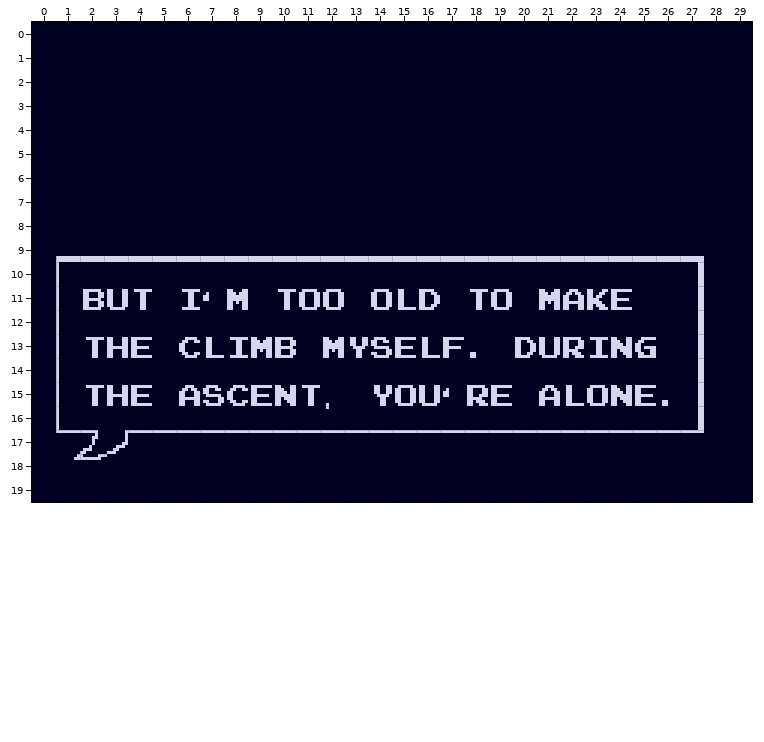
Two states of a Tiled map, diaSix.tmx. The picture above was drawn from the file before the commit.
Cells are 8x8 px. Shown: x 0..29, y 0..19.
Now the later version:
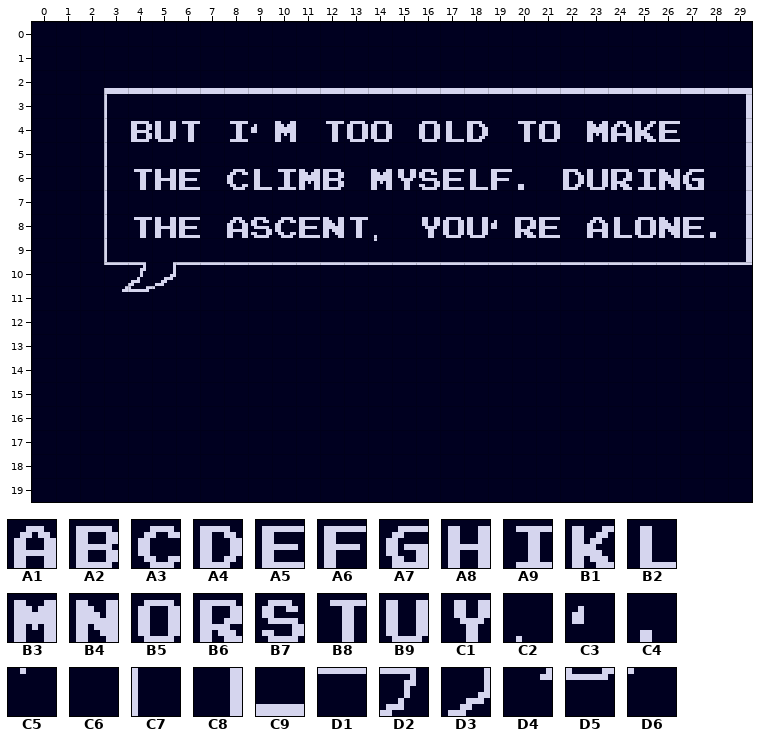
Key: from "dialogueFont": A1 96, A2 97, A3 98, A4 99, A5 100, A6 101, A7 102, A8 103, A9 104, B1 106, B2 107, B3 108, B4 128, B5 129, B6 132, B7 133, B8 134, B9 135, C1 139, C2 161, C3 163, C4 165, C5 193, C6 199, C7 227, C8 292, C9 296, D1 357, D2 358, D3 359, D4 389, D5 390, D6 391.
__ is an empty cell.
Tiles replaced or removed in this view: A1, A2, A3, A4, A5, A6, A7, A8, A9, B1, B2, B3, B4, B5, B6, B7, B8, B9, C1, C2, C3, C4, C5, C6, C7, C8, C9, D1, D2, D3, D4, D5, D6.
From old to new:
Changed rows in their new state; .. is an unchanged cell.
Layer "Tile Layer 1":
first column x 1:
 2 .. .. C9 C9 C9 C9 C9 C9 C9 C9 C9 C9 C9 C9 C9 C9 C9 C9 C9 C9 C9 C9 C9 C9 C9 C9 C9 C9 C9
 3 .. .. C7 .. .. .. .. .. .. .. .. .. .. .. .. .. .. .. .. .. .. .. .. .. .. .. .. .. C8
 4 .. .. C7 A2 B9 B8 .. A9 C3 B3 .. B8 B5 B5 .. B5 B2 A4 .. B8 B5 .. B3 A1 B1 A5 .. .. C8
 5 .. .. C7 .. .. .. .. .. .. .. .. .. .. .. .. .. .. .. .. .. .. .. .. .. .. .. .. .. C8
 6 .. .. C7 B8 A8 A5 .. A3 B2 A9 B3 A2 .. B3 C1 B7 A5 B2 A6 C4 .. A4 B9 B6 A9 B4 A7 .. C8
 7 .. .. C7 .. .. .. .. .. .. .. .. .. .. .. .. .. .. .. .. .. .. .. .. .. .. .. .. .. C8
 8 .. .. C7 B8 A8 A5 .. A1 B7 A3 A5 B4 B8 C2 .. C1 B5 B9 C3 B6 A5 .. A1 B2 B5 B4 A5 C4 C8
 9 C6 C6 C7 C6 C6 C6 C6 C6 C6 C6 C6 C6 C6 C5 C6 C6 C6 C6 C6 C6 C6 C6 C6 C6 C6 C6 C6 .. C8
10 C6 .. D1 D2 D3 D1 D1 D1 D1 D1 D1 D1 D1 D1 D1 D1 D1 D1 D1 D1 D1 D1 D1 D1 D1 D1 D1 D1 D1
11 C6 C6 D4 D5 D6 C6 C6 C6 .. C6 C6 C6 .. C6 C6 C6 .. C6 C6 .. C6 C6 C6 C6 .. .. C6 .. ..
12 C6 .. .. .. .. .. .. .. .. .. .. .. .. .. .. .. .. .. .. .. .. .. .. .. .. .. C6 .. ..
13 C6 C6 C6 C6 .. C6 C6 C6 C6 C6 .. C6 C6 C6 C6 C6 C6 C6 .. C6 C6 C6 C6 C6 C6 .. C6 .. ..
14 C6 .. .. .. .. .. .. .. .. .. .. .. .. .. .. .. .. .. .. .. .. .. .. .. .. .. C6 .. ..
15 C6 C6 C6 C6 .. C6 C6 C6 C6 C6 C6 C6 .. C6 C6 C6 C6 C6 C6 .. C6 C6 C6 C6 C6 C6 C6 .. ..
16 C6 .. .. .. .. .. .. .. .. .. .. C6 .. .. .. .. .. .. .. .. .. .. .. .. .. .. C6 .. ..
17 C6 C6 C6 C6 C6 C6 C6 C6 C6 C6 C6 C6 C6 C6 C6 C6 C6 C6 C6 C6 C6 C6 C6 C6 C6 C6 C6 .. ..
18 C6 C6 C6 .. .. .. .. .. .. .. .. .. .. .. .. .. .. .. .. .. .. .. .. .. .. .. .. .. ..
Changed places in both pictures, as pixel boxes (x1, y1, x2, y2):
changed: (56, 88, 752, 460)
